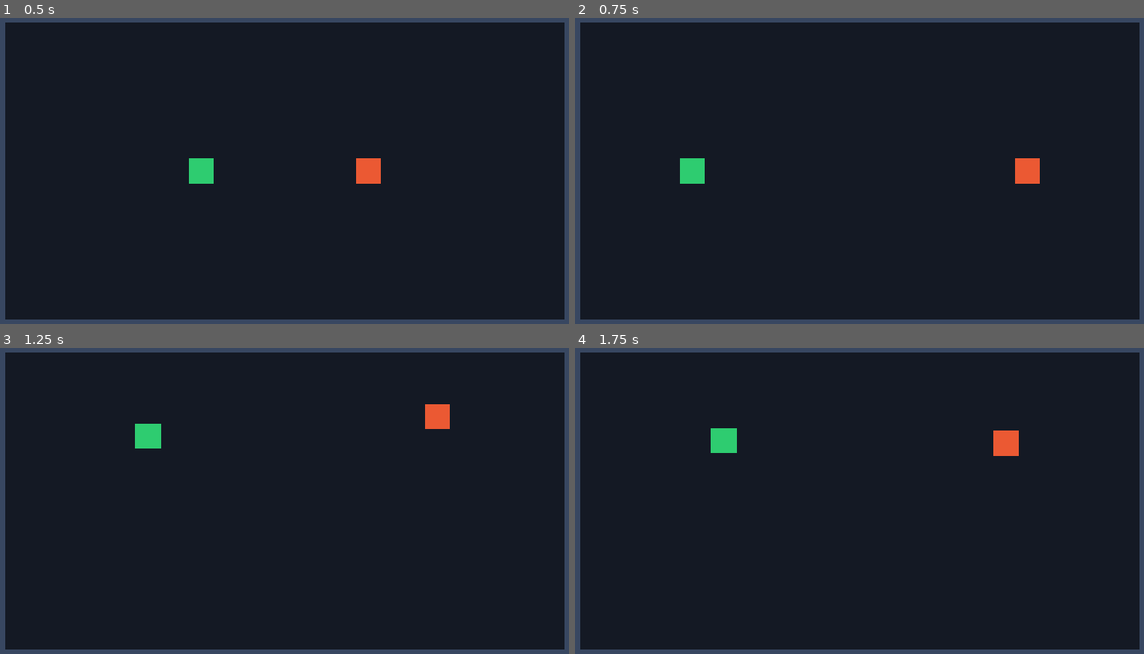
Above: before the commit, frames 1-4 (two rows, left to right).
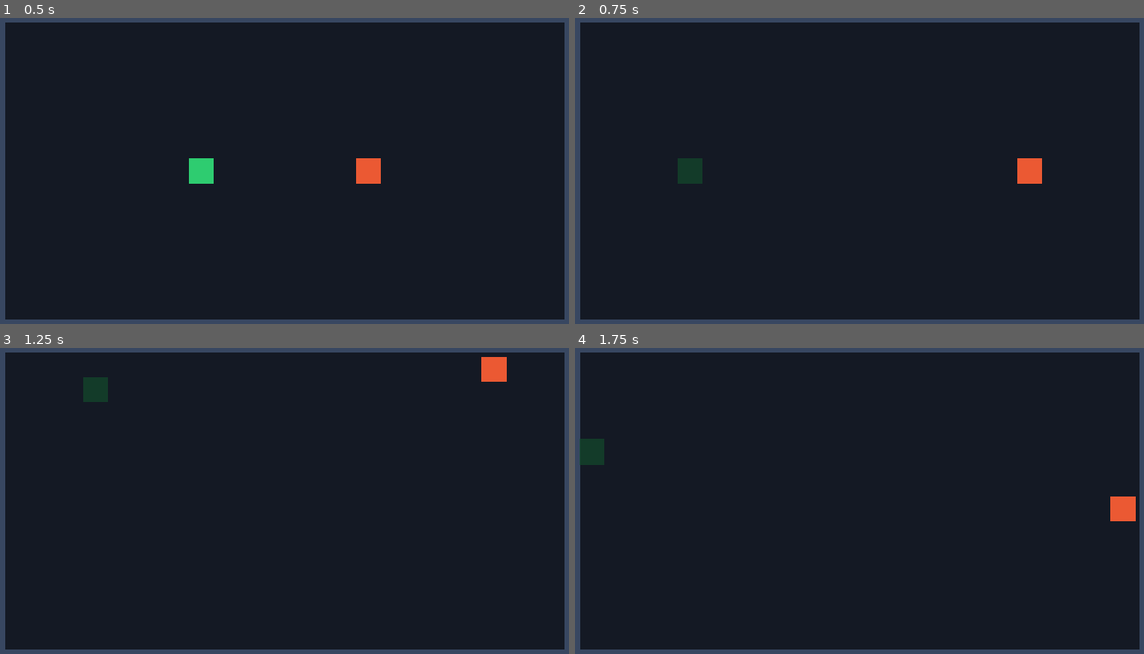
Above: after the commit, the same moments.

Repository: akr0407/physicsbr
Game: Godot game, scene res://scenes/main.tscn
The game is run twice, just before and just after one commit, with the same random seed, the same clock (stepped at 60 frames per second) and the same inputs.
Inputs:
- Up to frame 1 (0.5 s): no input
- Up to frame 2 (0.75 s): tap Enter at 0.5 s; hold D from 0.53 s (still down); tap K at 0.6 s
- Up to frame 3 (1.25 s): keep holding D; tap Space at 0.77 s; tap L at 0.8 s
- Up to frame 4 (1.75 s): release D at 1.28 s; tap L at 1.35 s; tap Space at 1.52 s; tap J at 1.55 s

Frame 1 is identical in both runs. In frame 2, 0.5% of the frame differs, in the area x 18-83%, y 45-55%; in frame 3, 1.4%; in frame 4, 1.5%, in the area x 0-99%, y 26-57%.

Commit message:
feat: add main scene and battle royale manager script for match management

Diff:
--- a/scenes/main.tscn
+++ b/scenes/main.tscn
@@ -1,6 +1,7 @@
-[gd_scene load_steps=6 format=3]
+[gd_scene load_steps=7 format=3]
 
 [ext_resource type="PackedScene" path="res://scenes/fighter.tscn" id="1_fighter"]
+[ext_resource type="Script" path="res://scripts/battle_royale_manager.gd" id="2_manager"]
 
 [sub_resource type="RectangleShape2D" id="RectangleShape2D_top"]
 size = Vector2(1152, 40)
@@ -77,3 +78,9 @@
 fighter_name = "Fighter 2"
 initial_impulse = Vector2(-700, 0)
 fighter_color = Color(0.92, 0.35, 0.2, 1)
+
+[node name="BattleRoyaleManager" type="Node" parent="."]
+script = ExtResource("2_manager")
+
+[connection signal="eliminated" from="Fighter" to="BattleRoyaleManager" method="_on_fighter_eliminated"]
+[connection signal="eliminated" from="Fighter2" to="BattleRoyaleManager" method="_on_fighter_eliminated"]
--- /dev/null
+++ b/scripts/battle_royale_manager.gd
@@ -0,0 +1,208 @@
+class_name BattleRoyaleManager
+extends Node
+
+## Signal yang dipancarkan saat fighter tereliminasi
+signal fighter_eliminated(fighter: RigidBody2D, remaining_alive_count: int)
+
+## Signal akhir pertandingan (Task 05.2)
+## winner bernilai RigidBody2D pemenang, atau null jika hasilnya draw
+signal game_over(winner: RigidBody2D)
+
+## Status akhir pertandingan
+var is_game_over: bool = false
+var winner: RigidBody2D = null
+
+## Penyimpanan internal untuk seluruh fighter terdaftar dan fighter tereliminasi
+var _registered_fighters: Array[RigidBody2D] = []
+var _eliminated_fighters: Array[RigidBody2D] = []
+
+func _ready() -> void:
+	# Daftarkan seluruh fighter yang sudah ada di scene
+	_register_existing_fighters()
+	print("[BattleRoyaleManager] Siap. Total fighter terdaftar: %d | Fighter hidup: %d" % [get_total_count(), get_alive_count()])
+
+## Mencari dan mendaftarkan fighter yang ada di scene secara non-rapuh
+func _register_existing_fighters() -> void:
+	# Memanfaatkan grup "fighters" yang sudah menjadi standar proyek
+	var group_nodes: Array[Node] = get_tree().get_nodes_in_group("fighters")
+	for node in group_nodes:
+		if node is RigidBody2D:
+			register_fighter(node)
+
+	# Fallback aman: periksa child pada node parent (misalnya Main)
+	if get_parent():
+		for child in get_parent().get_children():
+			if child is RigidBody2D and child.has_signal("eliminated"):
+				register_fighter(child)
+
+## Mendaftarkan fighter tunggal ke manager
+func register_fighter(fighter: RigidBody2D) -> void:
+	if not is_instance_valid(fighter):
+		return
+	if _registered_fighters.has(fighter):
+		return
+
+	_registered_fighters.append(fighter)
+
+	# Hubungkan signal eliminated jika belum tersambung
+	if fighter.has_signal("eliminated") and not fighter.eliminated.is_connected(_on_fighter_eliminated):
+		fighter.eliminated.connect(_on_fighter_eliminated)
+
+	# Sinkronisasi jika fighter sudah tereliminasi sebelum didaftarkan
+	if "is_eliminated" in fighter and fighter.is_eliminated:
+		if not _eliminated_fighters.has(fighter):
+			_eliminated_fighters.append(fighter)
+
+	var fighter_name_str: String = fighter.fighter_name if "fighter_name" in fighter else fighter.name
+	var fid_str: String = str(fighter.fighter_id) if "fighter_id" in fighter else "?"
+	print("[BattleRoyaleManager] Fighter terdaftar: %s (ID: %s)" % [fighter_name_str, fid_str])
+
+## Handler saat signal 'eliminated' dipancarkan oleh seorang fighter
+func _on_fighter_eliminated(fighter: RigidBody2D) -> void:
+	if not is_instance_valid(fighter):
+		return
+
+	# Proteksi eliminasi ganda: abaikan jika fighter sudah terdaftar tereliminasi
+	if _eliminated_fighters.has(fighter):
+		var name_str: String = fighter.fighter_name if "fighter_name" in fighter else fighter.name
+		print("[BattleRoyaleManager] Fighter '%s' sudah tereliminasi sebelumnya. Mengabaikan eliminasi ganda." % [name_str])
+		return
+
+	# Simpan ke daftar tereliminasi
+	_eliminated_fighters.append(fighter)
+
+	var remaining: int = get_alive_count()
+	var total: int = get_total_count()
+	var fighter_name_str: String = fighter.fighter_name if "fighter_name" in fighter else fighter.name
+	var fid_str: String = str(fighter.fighter_id) if "fighter_id" in fighter else "?"
+
+	# Cetak output debug status sisa fighter aktif
+	print("[BattleRoyaleManager] Fighter tereliminasi: %s (ID: %s) | Sisa fighter hidup: %d/%d" % [fighter_name_str, fid_str, remaining, total])
+
+	# Pancarkan signal eliminasi untuk listener lain
+	fighter_eliminated.emit(fighter, remaining)
+
+	# Evaluasi kondisi akhir pertandingan
+	_evaluate_game_over()
+
+## Evaluasi kondisi kemenangan atau seri saat pertandingan berlangsung
+func _evaluate_game_over() -> void:
+	# Proteksi agar akhir pertandingan hanya dipicu tepat satu kali
+	if is_game_over:
+		return
+
+	var remaining: int = get_alive_count()
+
+	if remaining == 1:
+		var alive_list: Array[RigidBody2D] = get_alive_fighters()
+		if alive_list.size() == 1:
+			var candidate: RigidBody2D = alive_list[0]
+			# Pastikan kandidat bukan fighter yang sudah gugur
+			if is_fighter_alive(candidate):
+				is_game_over = true
+				winner = candidate
+				var wname: String = winner.fighter_name if "fighter_name" in winner else winner.name
+				var wid: String = str(winner.fighter_id) if "fighter_id" in winner else "?"
+				print("========================================")
+				print("[BattleRoyaleManager] PERTANDINGAN SELESAI!")
+				print("[BattleRoyaleManager] PEMENANG: %s (ID: %s)" % [wname, wid])
+				print("========================================")
+				game_over.emit(winner)
+	elif remaining == 0:
+		is_game_over = true
+		winner = null
+		print("========================================")
+		print("[BattleRoyaleManager] PERTANDINGAN SELESAI: DRAW!")
+		print("[BattleRoyaleManager] Seluruh fighter telah tereliminasi. Tidak ada pemenang.")
+		print("========================================")
+		game_over.emit(null)
+
+## Mengembalikan jumlah fighter yang masih aktif/hidup
+func get_alive_count() -> int:
+	var count: int = 0
+	for fighter in _registered_fighters:
+		if is_instance_valid(fighter) and not _eliminated_fighters.has(fighter):
+			if not ("is_eliminated" in fighter and fighter.is_eliminated):
+				count += 1
+	return count
+
+## Mengembalikan total fighter terdaftar
+func get_total_count() -> int:
+	return _registered_fighters.size()
+
+## Mengembalikan jumlah fighter yang sudah gugur
+func get_eliminated_count() -> int:
+	return _eliminated_fighters.size()
+
+## Mengembalikan daftar fighter yang masih hidup
+func get_alive_fighters() -> Array[RigidBody2D]:
+	var alive_list: Array[RigidBody2D] = []
+	for fighter in _registered_fighters:
+		if is_instance_valid(fighter) and not _eliminated_fighters.has(fighter):
+			if not ("is_eliminated" in fighter and fighter.is_eliminated):
+				alive_list.append(fighter)
+	return alive_list
+
+## Mengembalikan daftar fighter yang sudah gugur
+func get_eliminated_fighters() -> Array[RigidBody2D]:
+	return _eliminated_fighters.duplicate()
+
+## Mengecek apakah fighter spesifik masih hidup
+func is_fighter_alive(fighter: RigidBody2D) -> bool:
+	if not is_instance_valid(fighter):
+		return false
+	if _eliminated_fighters.has(fighter):
+		return false
+	if "is_eliminated" in fighter and fighter.is_eliminated:
+		return false
+	return _registered_fighters.has(fighter)
+
+## Getter untuk status pemenang dan kondisi game over
+func get_winner() -> RigidBody2D:
+	return winner
+
+func is_match_over() -> bool:
+	return is_game_over
+
+func is_draw() -> bool:
+	return is_game_over and winner == null
+
+## Kontrol debug keyboard untuk membantu evaluasi visual
+func _unhandled_input(event: InputEvent) -> void:
+	if not event is InputEventKey or not event.pressed or event.is_echo():
+		return
+
+	# Debug key 'K': Eliminasi fighter hidup pertama untuk memudahkan visual testing
+	if event.keycode == KEY_K:
+		var alive_list = get_alive_fighters()
+		if alive_list.size() > 0:
+			var target = alive_list[0]
+			var tname = target.fighter_name if "fighter_name" in target else target.name
+			print("[BattleRoyaleManager DEBUG] Menekan 'K': Mengeliminasi %s..." % [tname])
+			target.take_damage(target.max_hp + 100.0)
+		else:
+			print("[BattleRoyaleManager DEBUG] Tidak ada fighter hidup yang tersisa.")
+
+	# Debug key 'L': Coba pemicuan eliminasi ganda pada fighter tereliminasi pertama
+	elif event.keycode == KEY_L:
+		if _eliminated_fighters.size() > 0:
+			var target = _eliminated_fighters[0]
+			var tname = target.fighter_name if "fighter_name" in target else target.name
+			print("[BattleRoyaleManager DEBUG] Menekan 'L': Menguji eliminasi ganda pada %s..." % [tname])
+			_on_fighter_eliminated(target)
+		else:
+			print("[BattleRoyaleManager DEBUG] Belum ada fighter yang tereliminasi untuk diuji eliminasi ganda.")
+
+	# Debug key 'J': Simulasi eliminasi draw (kedua fighter tereliminasi bersamaan)
+	elif event.keycode == KEY_J:
+		if not is_game_over:
+			print("[BattleRoyaleManager DEBUG] Menekan 'J': Simulasi DRAW dengan mengeliminasi seluruh fighter...")
+			var all_alive = get_alive_fighters()
+			for f in all_alive:
+				if is_instance_valid(f):
+					f.is_eliminated = true
+					if not _eliminated_fighters.has(f):
+						_eliminated_fighters.append(f)
+			_evaluate_game_over()
+		else:
+			print("[BattleRoyaleManager DEBUG] Pertandingan sudah selesai sebelumnya.")
Not shown, added: scripts/battle_royale_manager.gd.uid
